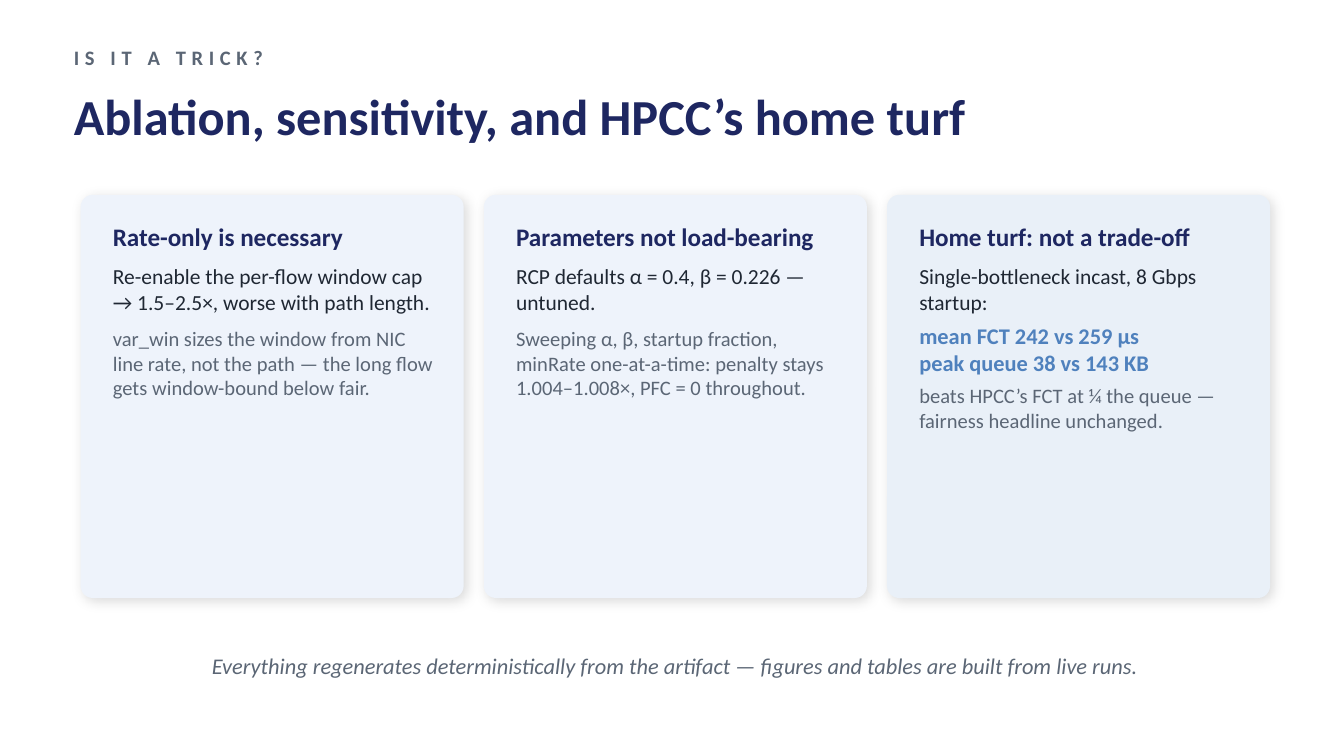
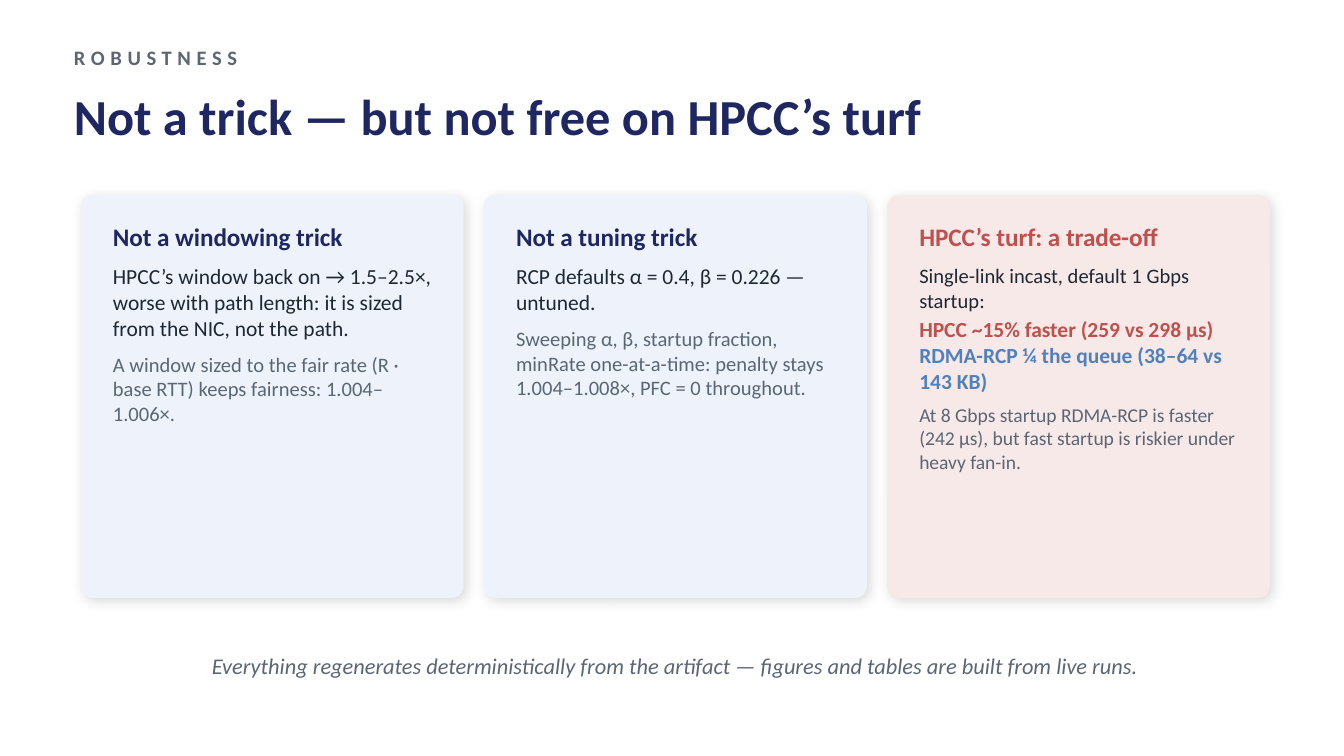
Before and after one commit to UNOCourseDemo/hpcc-fs, a slide deck: slide 18 of examples/hpcc/hpcc-fs/talk/ipccc2026-talk.pptx. Drawn at 1344x756 pixels with LibreOffice and Linux fonts; fonts in the diff are those of the drawing. Boxes give left, top, right and bottom in pixels: in the first picture for what was removed or moved away, otherwise in the second. Text is boxed around its words. In the diff, an @@ line names an element or a change of style, - is before the commit and + after.

Commit message:
talk: slide 18 reframed as robustness checks with an honest home-turf trade-off

```diff
--- a/examples/hpcc/hpcc-fs/talk/ipccc2026-talk.pptx
+++ b/examples/hpcc/hpcc-fs/talk/ipccc2026-talk.pptx
@@ text at bbox=[74, 51, 237, 65]: text changed @@
-IS IT A TRICK?
+ROBUSTNESS
@@ text at bbox=[74, 98, 921, 136]: text changed @@
-Ablation, sensitivity, and HPCC’s home turf
+Not a trick — but not free on HPCC’s turf
@@ rounded rectangle at bbox=[887, 195, 1270, 598]: fill #E9F0F8 to #F7E9E8 @@
@@ text at bbox=[113, 228, 431, 421]: text changed; size 11 to 11.5 pt; text colour #5B6675 to #1F2733 @@
-Rate-only is necessary
-Re-enable the per-flow window cap → 1.5–2.5×, worse with path length.
-var_win sizes the window from NIC line rate, not the path — the long flow gets window-bound below fair.
+Not a windowing trick
+HPCC’s window back on → 1.5–2.5×, worse with path length: it is sized from the NIC, not the path.
+A window sized to the fair rate (R · base RTT) keeps fairness: 1.004–1.006×.
@@ text at bbox=[516, 228, 697, 251]: text changed @@
-Parameters not load-bearing
+Not a tuning trick
@@ text at bbox=[919, 228, 1235, 472]: text changed; size 11 to 10.5 pt @@
-Home turf: not a trade-off
-Single-bottleneck incast, 8 Gbps startup:
-mean FCT 242 vs 259 μs
-peak queue 38 vs 143 KB
-beats HPCC’s FCT at ¼ the queue — fairness headline unchanged.
+HPCC’s turf: a trade-off
+Single-link incast, default 1 Gbps startup:
+HPCC ~15% faster (259 vs 298 μs)
+RDMA-RCP ¼ the queue (38–64 vs 143 KB)
+At 8 Gbps startup RDMA-RCP is faster (242 μs), but fast startup is riskier under heavy fan-in.
```
Also in this commit, not shown: 3 other files.
